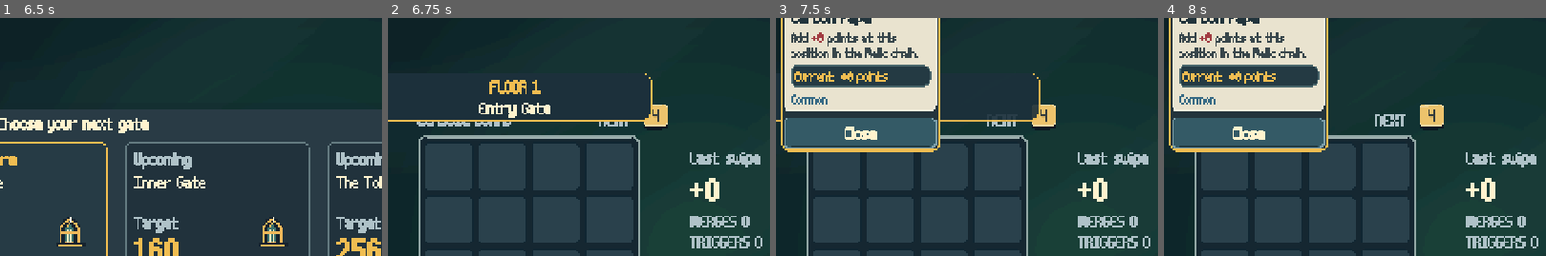
Above: before the commit, frames 1-4 (left to right).
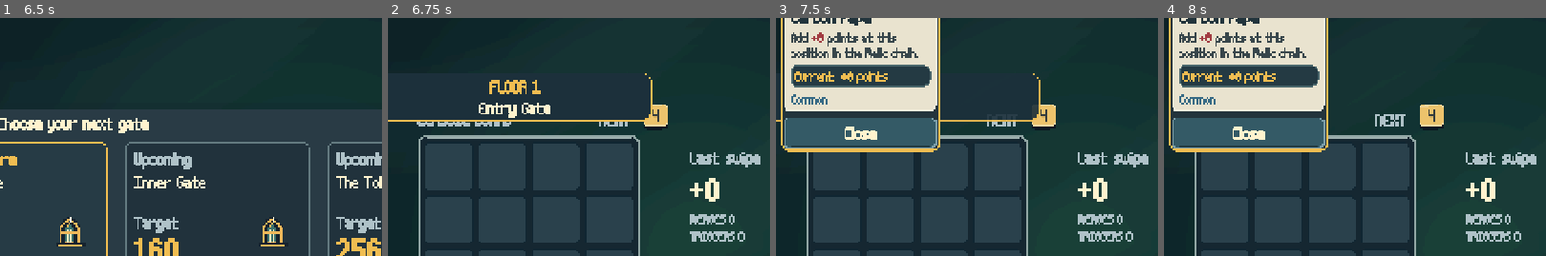
Above: after the commit, the same moments.

Repository: bitball41/gerblesmack
Game: Godot game, scene res://scenes/main.tscn
Two runs of this game, one before a commit and one after it. Both use one fixed random seed, a clock stepped at 60 frames per second and the inputs below.
Inputs (mouse positions are % of the whole screen's width and height, from its top left):
- Up to frame 1 (6.5 s): click "NEW RUN" at 0.5 s; click (43, 87) at 1.27 s; type "12" at 1.35 s; click "NEW RUN" at 2 s; click "Normal" at 2.75 s; click "Normal" at 3.5 s; click (46, 34) at 4.25 s; click (46, 34) at 5 s; click "Start run" at 5.75 s
- Up to frame 2 (6.75 s): click "Enter gate" at 6.5 s
- Up to frame 3 (7.5 s): click "Carbon Paper" at 7.25 s
- Up to frame 4 (8 s): no input
The pictures show only the part of the screen within x 32-82%, y 16-66%; the shares and areas given below are measured in that part.

Frame 1 is identical in both runs. In frame 2, 1.1% of the frame differs, in the area x 79-98%, y 82-97%; in frame 3, 1.1%; in frame 4, 1.1%.

Commit message:
Keep compressed scoring notes and badges within their panels

Diff:
--- a/tests/polish_capture.gd
+++ b/tests/polish_capture.gd
@@ -66,6 +66,8 @@
  report.score_text=run_view._score_label.text
  report.receipt=run_view._receipt_points.text
  report.receipt_note=run_view._receipt_counts.text
+ report.receipt_note_rect=_bounds(run_view._receipt_counts)
+ report.receipt_note_min_height=run_view._receipt_counts.get_minimum_size().y
  report.scoring_cursor=scoring_sequence.cursor
  report.scoring_count=g.last_score_steps.size()
  report.triggers=Num.of(g.last_triggers).fmt()
--- a/ui/run_view.gd
+++ b/ui/run_view.gd
@@ -187,7 +187,8 @@
  board.size=Vector2(420,420)
  _receipt_heading=_text("Last swipe",Rect2(1024,393,300,38),32,UIStyle.MUTED)
  _receipt_points=_text("+0",Rect2(1024,434,300,64),64,UIStyle.CREAM,true)
- _receipt_counts=_text("MERGES 0\nTRIGGERS 0",Rect2(1024,514,300,72),32,UIStyle.MUTED)
+ _receipt_counts=_text("MERGES 0\nTRIGGERS 0",Rect2(1024,514,340,108),27,UIStyle.MUTED,false,self,true)
+ _receipt_counts.add_theme_font_size_override("font_size",27)
  _rule_notice=_text("",Rect2(1024,590,340,60),27,UIStyle.GOLD,false,self,true)
  _rule_notice.add_theme_font_size_override("font_size",27)
  _target_note=_text("",Rect2(510,807,620,42),15,UIStyle.GOLD,false,self,true)
@@ -287,7 +288,7 @@
  _target_note.text=target_text
  board.targeting=not target_text.is_empty()
  _rule_notice.text=UIStyle.readable(str(game.f.notice))
- _rule_notice.visible=in_play and not _action.visible and not str(game.f.notice).is_empty()
+ _rule_notice.visible=in_play and not scoring and not _action.visible and not str(game.f.notice).is_empty()
  board.blocked_cell=int(game.f.block)
  board.queue_redraw()
  board.motion_enabled=motion_enabled
@@ -402,6 +403,7 @@
  _receipt_heading.text="Scoring"
  _receipt_points.text="0"
  _receipt_counts.text=""
+ _rule_notice.hide()
 
 func show_score_step(step: Dictionary, before, target) -> void:
  if not scoring: return
--- a/ui/scoring_sequence.gd
+++ b/ui/scoring_sequence.gd
@@ -64,7 +64,9 @@
   # its final authoritative subtotal without allocating per-trigger objects.
   if pending.size()>=stride or receipt.kind in ["merge","bank"]:
    var step: Dictionary = receipt.duplicate()
-   if pending.size()>1: step.text="%s / %d scoring steps" % [step.text,pending.size()]
+   if pending.size()>1:
+    step.text="%s / %d scoring steps" % [step.text,pending.size()]
+    if step.kind in ["relic","retrigger"]: step.badge_text="x"+Num.of(step.get("activations",1)).fmt()
    result.append(step)
    pending.clear()
  if not pending.is_empty(): result.append(pending[-1])
Not shown, changed: tests/browser_retriggers.cjs
